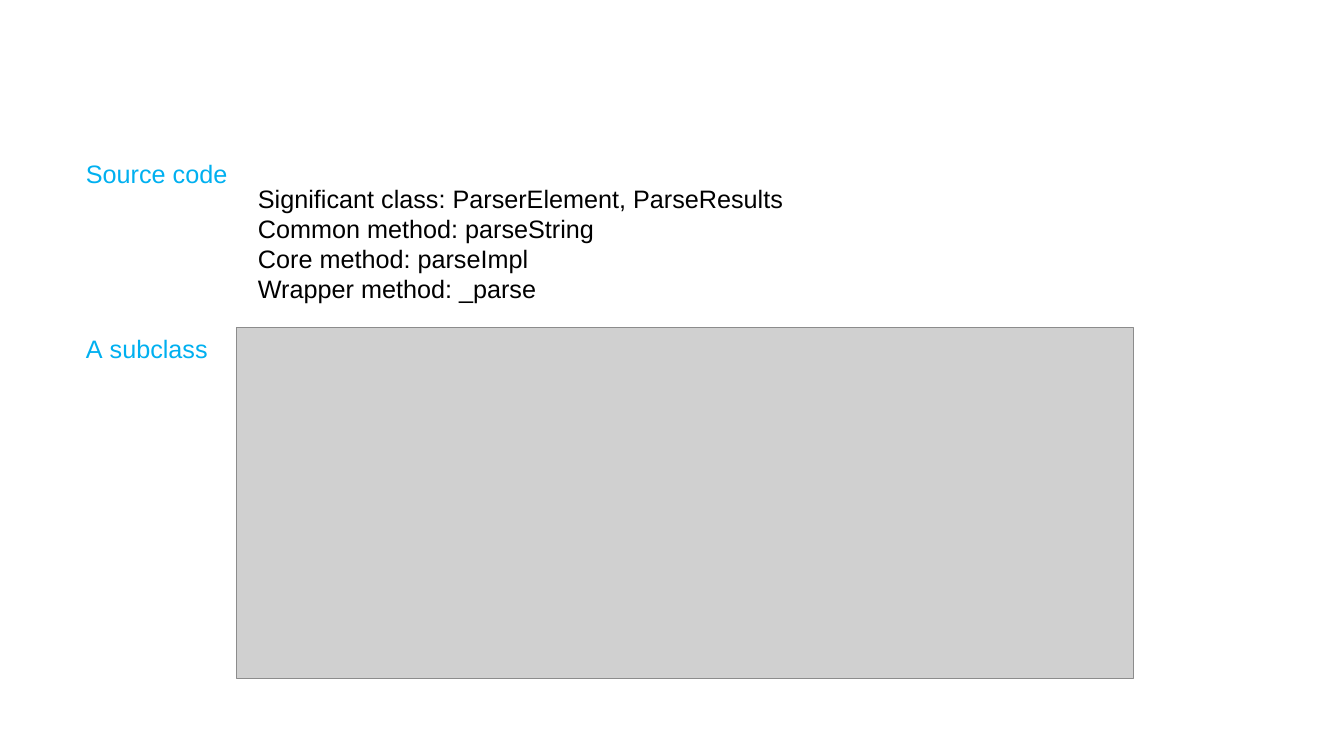
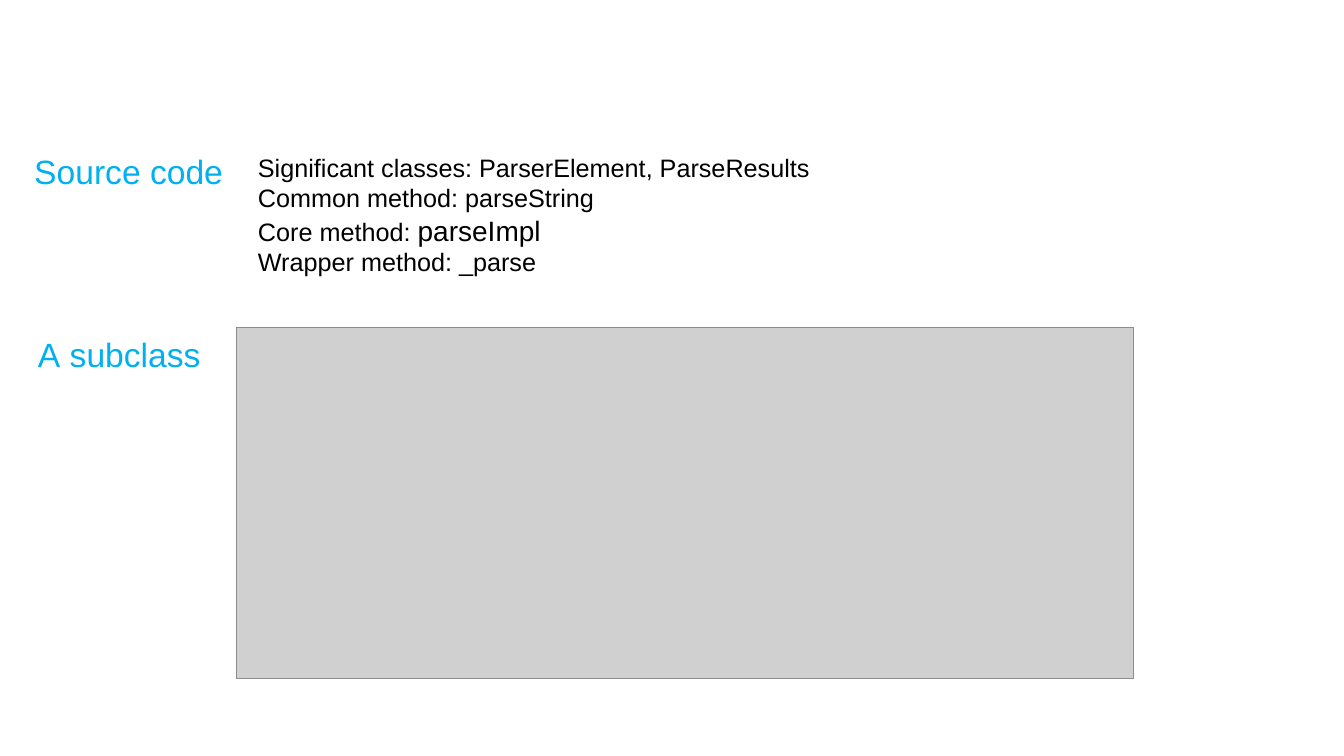
Before and after one commit to Freakwill/pycon2021-ppt, a slide deck: slide 6 of slide-light.pptx (slide 5 before the commit). Drawn at 1344x756 pixels with LibreOffice and Linux fonts; fonts in the diff are those of the drawing; grey boxes stand for pictures; background and template pictures are left out. Boxes give left, top, right and bottom in pixels: in the first picture for what was removed or moved away, otherwise in the second. Text is boxed around its words. In the diff, an @@ line names an element or a change of style, - is before the commit and + after.

```diff
--- a/slide-light.pptx
+++ b/slide-light.pptx
@@ text "Source code": place and size @@
-text "Source code" at [86, 164, 228, 184]
+text "Source code" at [34, 159, 223, 185]
@@ text "Source code" at [34, 159, 223, 185]: size 18 to 24 pt @@
@@ text "Significant classes: ParserElement, ParseResults": place and size @@
-text "Significant classes: ParserElement, ParseResults" at [258, 189, 783, 304]
+text "Significant classes: ParserElement, ParseResults" at [258, 158, 810, 277]
@@ text at [258, 158, 810, 183]: text changed @@
-Significant class: ParserElement, ParseResults
+Significant classes: ParserElement, ParseResults
@@ text at [258, 220, 541, 246]: size 18 to 20 pt in "parseImpl" @@
@@ text "A subclass" at [38, 342, 201, 368]: size 18 to 24 pt @@
@@ text "A subclass": place and size @@
-text "A subclass" at [86, 339, 208, 359]
+text "A subclass" at [38, 342, 201, 368]
```
Also in this commit, not shown: 8 other slides changed, 4 slides added, 2 slides removed.
